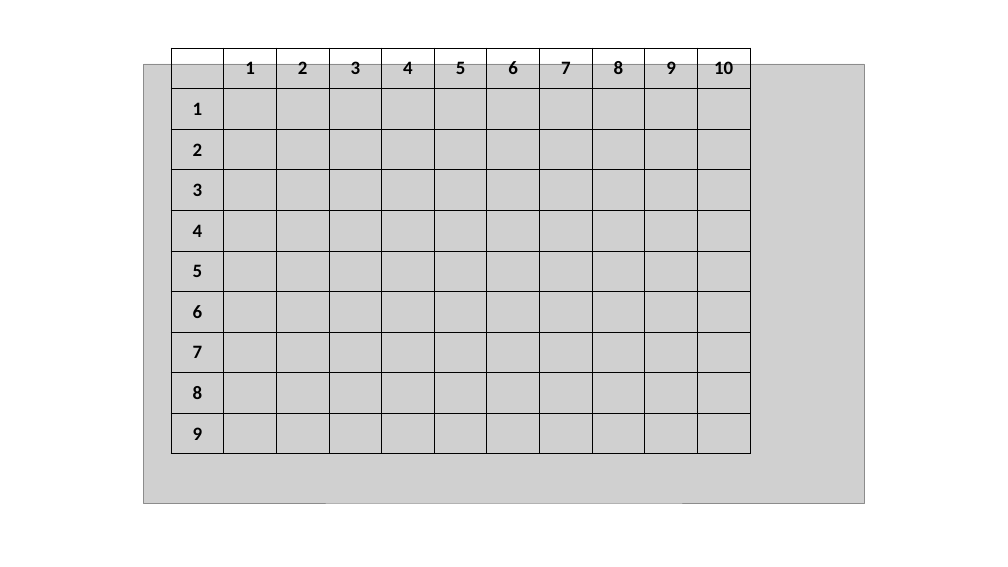
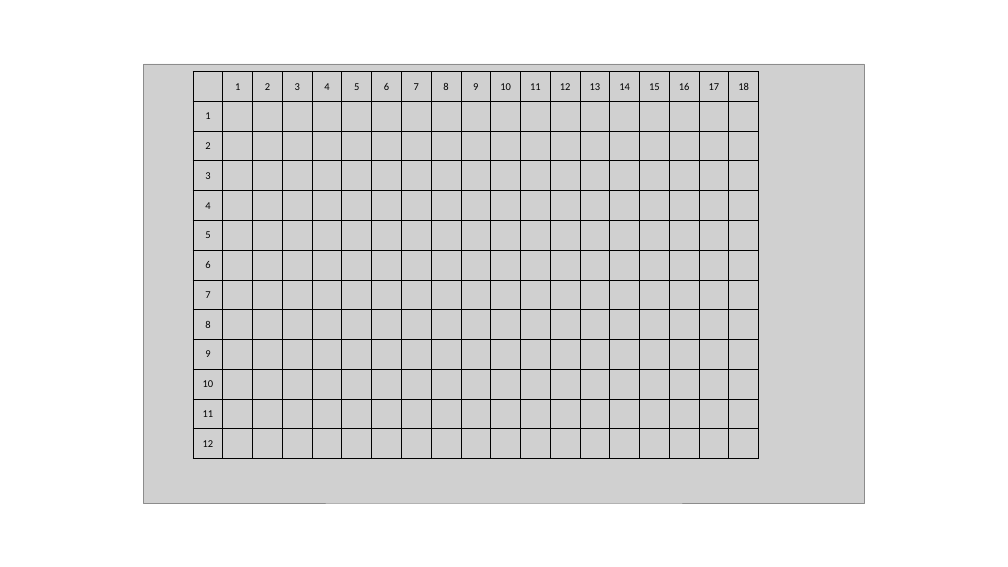
Before and after one commit to Domenic0312/AngewandteElektrotechnik, a slide deck: slide 1 of Program/Array_Karte.pptx. Drawn at 1008x567 pixels with LibreOffice and Linux fonts; fonts in the diff are those of the drawing; grey boxes stand for pictures. Boxes give left, top, right and bottom in pixels: in the first picture for what was removed or moved away, otherwise in the second. Text is boxed around its words. In the diff, an @@ line names an element or a change of style, - is before the commit and + after.

```diff
--- a/Program/Array_Karte.pptx
+++ b/Program/Array_Karte.pptx
@@ table at bbox=[193, 72, 753, 459] @@
- | 1 | 2 | 3 | 4 | 5 | 6 | 7 | 8 | 9 | 10
-1 |  |  |  |  |  |  |  |  |  | 
-2 |  |  |  |  |  |  |  |  |  | 
-3 |  |  |  |  |  |  |  |  |  | 
-4 |  |  |  |  |  |  |  |  |  | 
-5 |  |  |  |  |  |  |  |  |  | 
-6 |  |  |  |  |  |  |  |  |  | 
-7 |  |  |  |  |  |  |  |  |  | 
-8 |  |  |  |  |  |  |  |  |  | 
-9 |  |  |  |  |  |  |  |  |  | 
+ | 1 | 2 | 3 | 4 | 5 | 6 | 7 | 8 | 9 | 10 | 11 | 12 | 13 | 14 | 15 | 16 | 17 | 18
+1 |  |  |  |  |  |  |  |  |  |  |  |  |  |  |  |  |  | 
+2 |  |  |  |  |  |  |  |  |  |  |  |  |  |  |  |  |  | 
+3 |  |  |  |  |  |  |  |  |  |  |  |  |  |  |  |  |  | 
+4 |  |  |  |  |  |  |  |  |  |  |  |  |  |  |  |  |  | 
+5 |  |  |  |  |  |  |  |  |  |  |  |  |  |  |  |  |  | 
+6 |  |  |  |  |  |  |  |  |  |  |  |  |  |  |  |  |  | 
+7 |  |  |  |  |  |  |  |  |  |  |  |  |  |  |  |  |  | 
+8 |  |  |  |  |  |  |  |  |  |  |  |  |  |  |  |  |  | 
+9 |  |  |  |  |  |  |  |  |  |  |  |  |  |  |  |  |  | 
+10 |  |  |  |  |  |  |  |  |  |  |  |  |  |  |  |  |  | 
+11 |  |  |  |  |  |  |  |  |  |  |  |  |  |  |  |  |  | 
+12 |  |  |  |  |  |  |  |  |  |  |  |  |  |  |  |  |  | 
@@ table: place and size @@
-table at bbox=[171, 48, 753, 454]
+table at bbox=[193, 72, 753, 459]
```
Also in this commit, not shown: 1 slide added.
